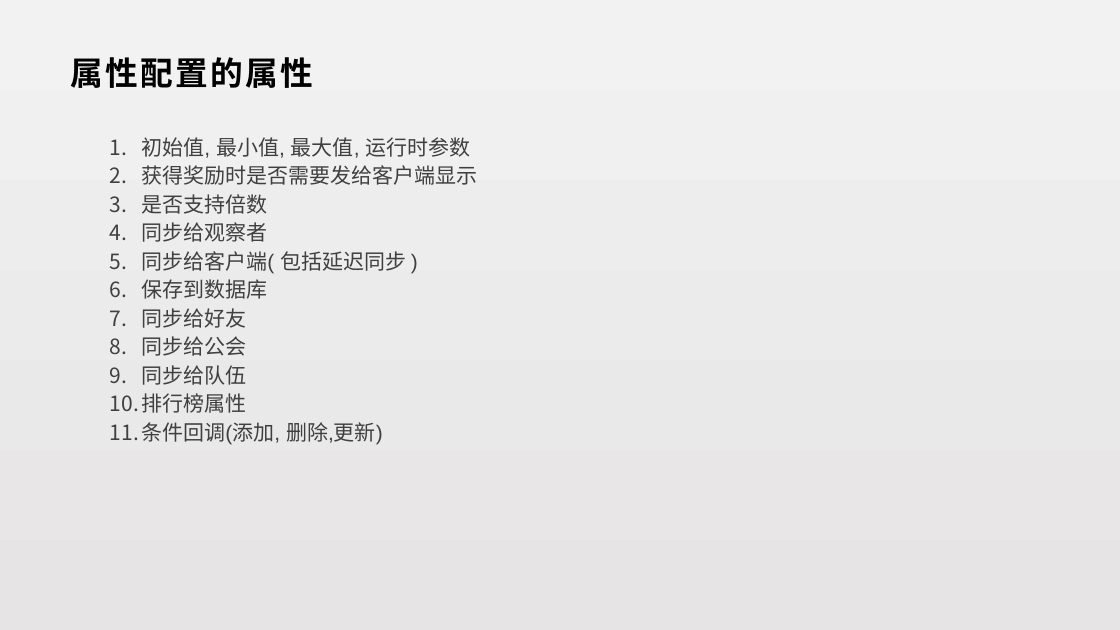
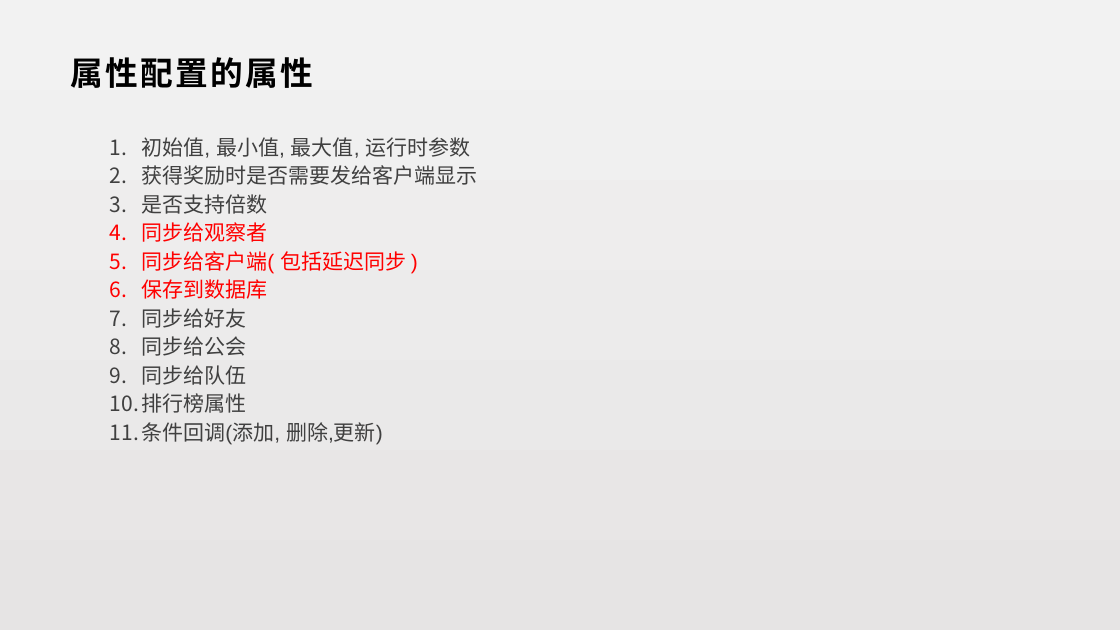
Before and after one commit to lori227/KFrame, a slide deck: slide 30 of _doc/KFrame.pptx (slide 28 before the commit). Drawn at 1120x630 pixels with LibreOffice and Linux fonts; fonts in the diff are those of the drawing. Boxes give left, top, right and bottom in pixels: in the first picture for what was removed or moved away, otherwise in the second. Text is boxed around its words. In the diff, an @@ line names an element or a change of style, - is before the commit and + after.

```diff
--- a/_doc/KFrame.pptx
+++ b/_doc/KFrame.pptx
@@ text at bbox=[141, 222, 406, 299]: text colour #404040 to #FF0000 in "同步给观察者", "同步给客户端( 包括延迟同步 )", "保存到数据库" @@
```
Also in this commit, not shown: 4 other slides changed, 4 slides added, 2 slides removed, 1 other file.
